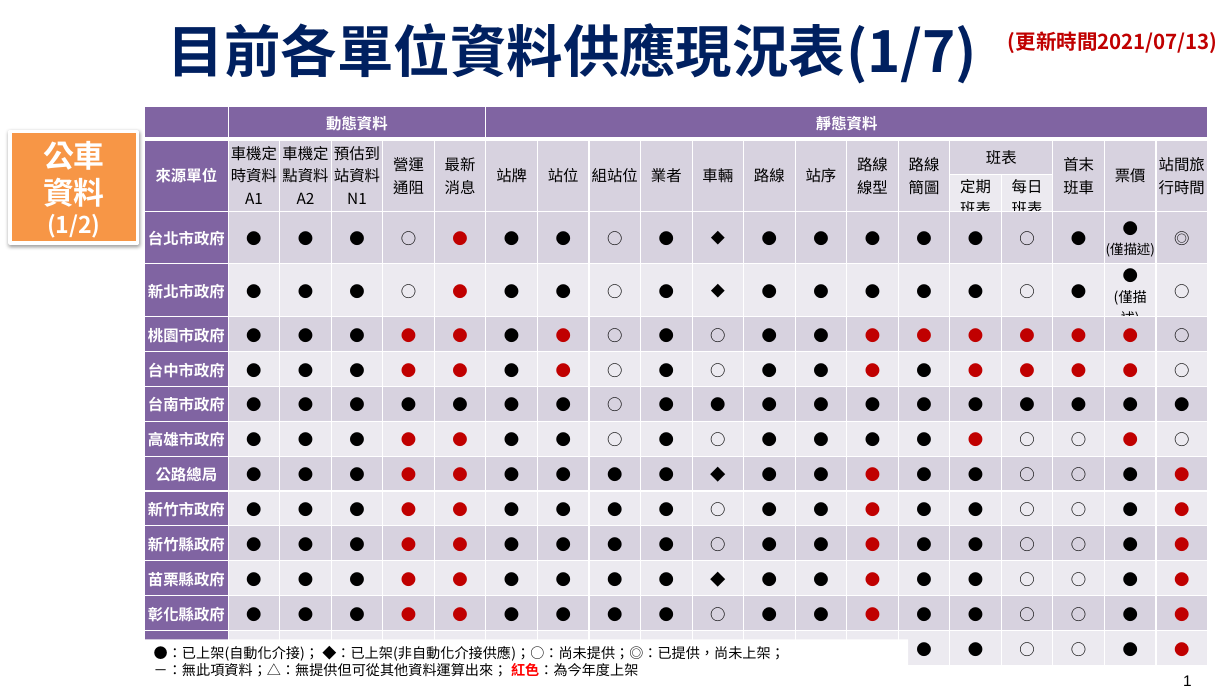
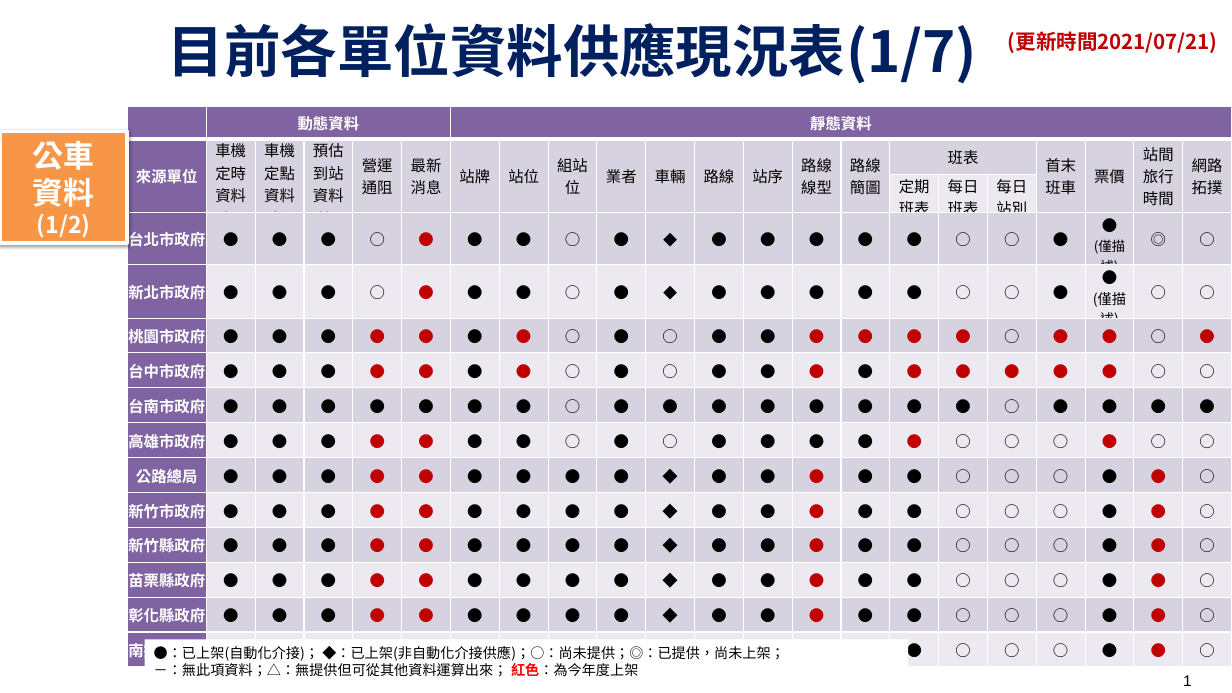
Before and after one commit to ptxmotc/data-provide-status, a slide deck: slide 1 of 各單位資料供應現況表.pptx. Drawn at 1232x693 pixels with LibreOffice and Linux fonts; fonts in the diff are those of the drawing; background and template pictures are left out. Boxes give left, top, right and bottom in pixels: in the first picture for what was removed or moved away, otherwise in the second. Text is boxed around its words. In the diff, an @@ line names an element or a change of style, - is before the commit and + after.

Commit message:
Add files via upload
公車新增資料項(每日站別班表,網路拓樸)

```diff
--- a/各單位資料供應現況表.pptx
+++ b/各單位資料供應現況表.pptx
@@ text at <box>1008,31,1218,53</box>: text changed @@
-(更新時間2021/07/13)
+(更新時間2021/07/21)
@@ table at <box>128,107,1232,665</box> @@
-column 11:  | 車輛 |  | ◆ | ◆ | ○ | ○ | ● | ○ | ◆ | ○ | ○ | ◆ | ○ | ○
+column 11:  | 車輛 |  | ◆ | ◆ | ○ | ○ | ● | ○ | ◆ | ◆ | ◆ | ◆ | ◆ | ◆
+column 18:  |  | 每日 / 站別 | ○ | ○ | ○ | ● | ○ | ○ | ○ | ○ | ○ | ○ | ○ | ○
+column 22:  | 網路拓撲 |  | ○ | ○ | ● | ○ | ● | ○ | ○ | ○ | ○ | ○ | ○ | ○
@@ table: place and size @@
-table at <box>145,107,1212,663</box>
+table at <box>128,107,1232,665</box>
@@ rectangle "公車": place and size @@
-rectangle "公車" at <box>10,131,138,243</box>
+rectangle "公車" at <box>0,131,128,243</box>
```
Also in this commit, not shown: 8 other slides changed, 1 other file.
